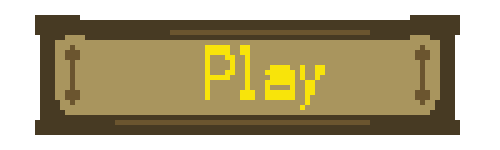
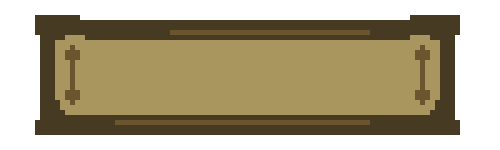
Two versions of the same layered image (w=500, h=150). Layer-by-layer changes:
removed layer "Play" over (x1=205, y1=45, x2=325, y2=110)
